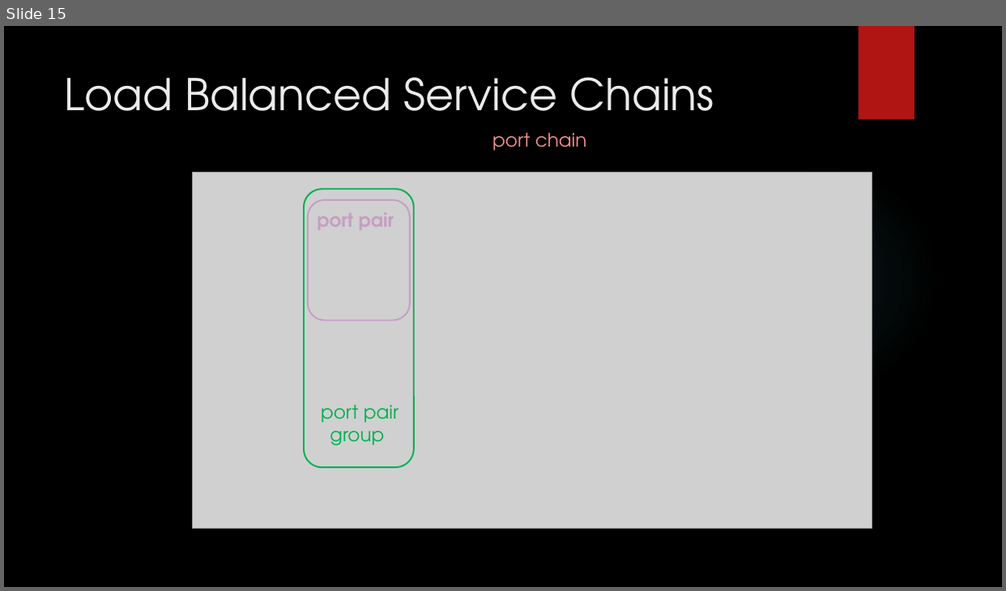
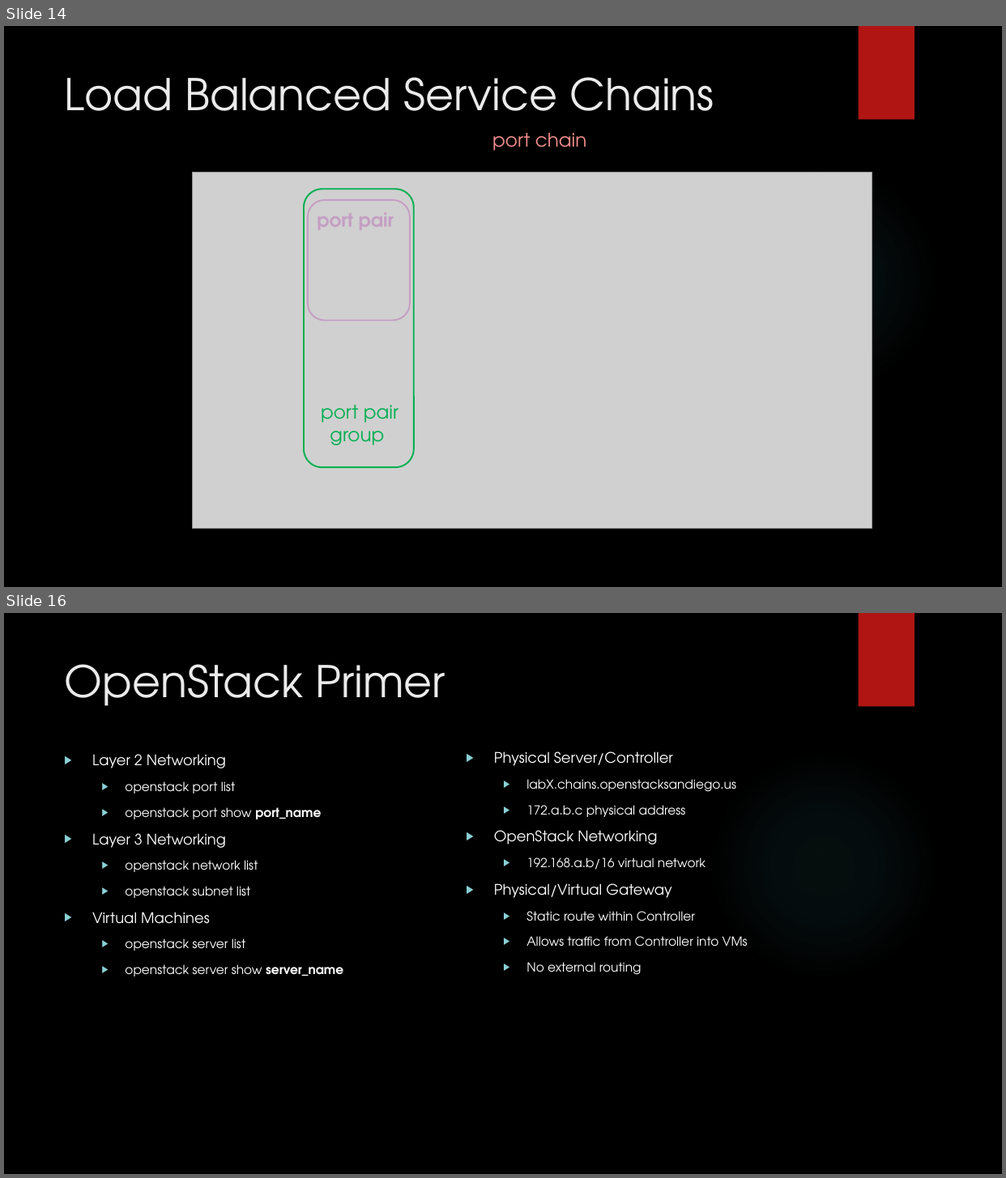
Before and after one commit to OpenStackSanDiego/SecurityServiceChains, a slide deck: Virtualized Security Functions in Layer 2.pptx. Shown one above the other, each under a label of ours: slide 15 before the commit, slides 14 and 16 after it; the slides between them are not shown. The pictures are 1006x591 and 1006x1178 pixels, drawn with LibreOffice and Linux fonts; fonts in the diff are those of the drawing; grey boxes stand for pictures; background and template pictures are left out. Boxes give left, top, right and bottom in pixels: in the first picture for what was removed or moved away, otherwise in the second. Text is boxed around its words. In the diff, an @@ line names an element or a change of style, - is before the commit and + after.

```diff
--- a/Virtualized Security Functions in Layer 2.pptx
+++ b/Virtualized Security Functions in Layer 2.pptx
@@ slide 16 added at (x1=4, y1=613, x2=1002, y2=1174), background picture (left out); not listed: 2 template elements that a slide beside it also shows @@
@@ title added at (x1=65, y1=664, x2=445, y2=706), 42 pt, text #EBEBEB @@
+OpenStack Primer
@@ text added at (x1=92, y1=754, x2=343, y2=977), 12 pt, text #FFFFFF @@
+▶ Layer 2 Networking
+  ▶ openstack port list
+  ▶ openstack port show port_name
+▶ Layer 3 Networking
+  ▶ openstack network list
+  ▶ openstack subnet list
+▶ Virtual Machines
+  ▶ openstack server list
+  ▶ openstack server show server_name
@@ text added at (x1=494, y1=752, x2=748, y2=975), 12 pt, text #FFFFFF @@
+▶ Physical Server/Controller
+  ▶ labX.chains.openstacksandiego.us
+  ▶ 172.a.b.c physical address
+▶ OpenStack Networking
+  ▶ 192.168.a.b/16 virtual network
+▶ Physical/Virtual Gateway
+  ▶ Static route within Controller
+  ▶ Allows traffic from Controller into VMs
+  ▶ No external routing
@@ what was slide 15 is now slide 14 @@
```
Also in this commit, not shown: 1 slide changed, 5 other slides added, 7 other files.
